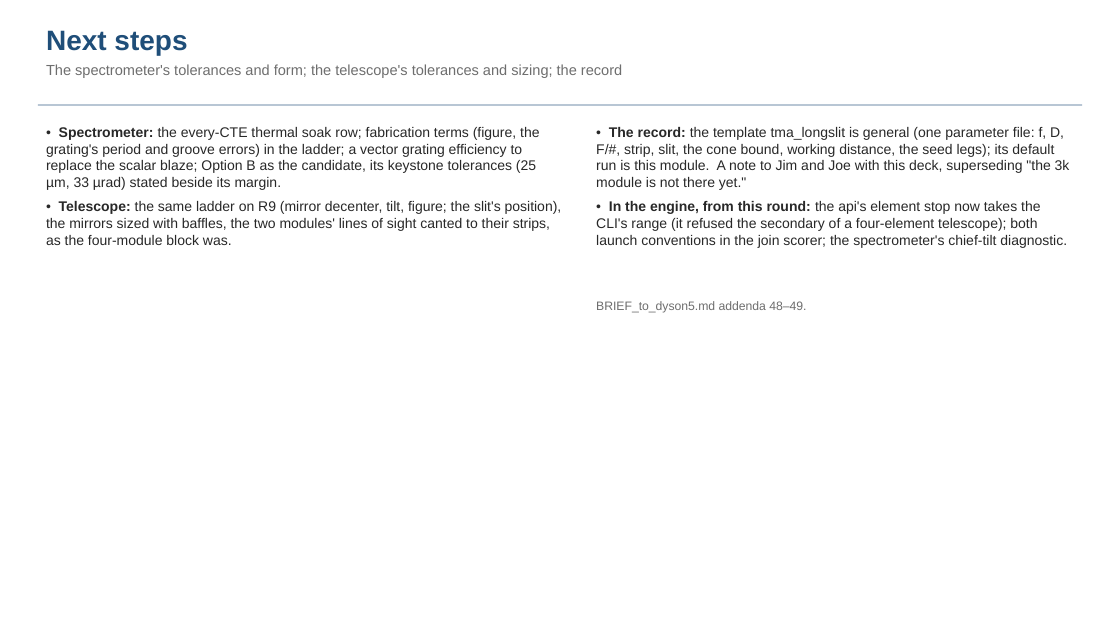
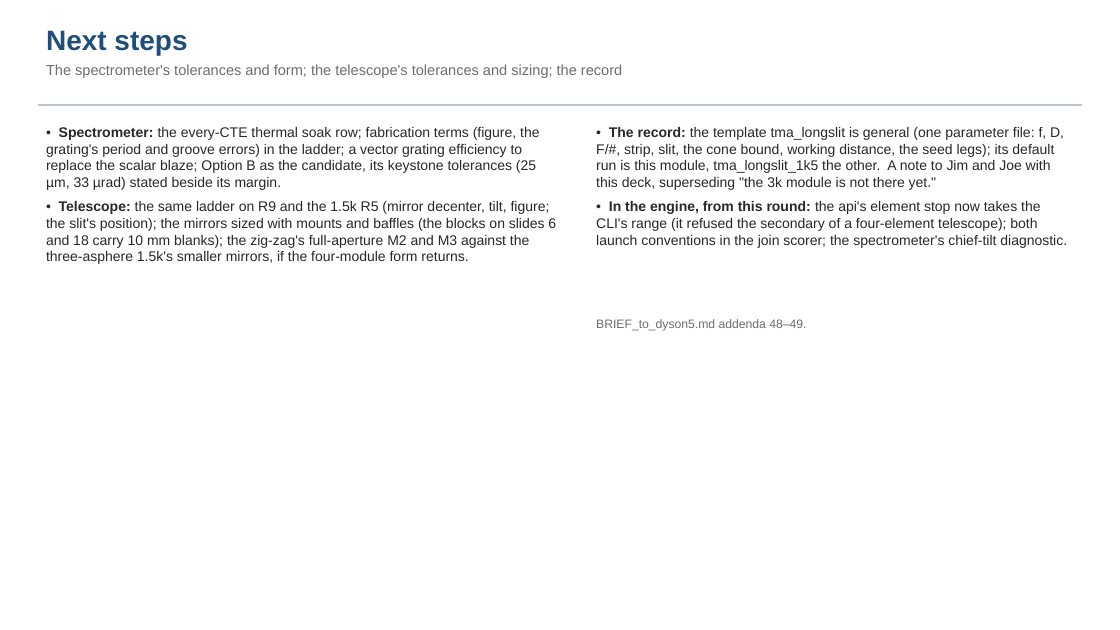
Before and after one commit to nasa-jpl/macos, a slide deck: slide 20 of demo_session/deck_dyson_3k.pptx (slide 18 before the commit). Drawn at 1120x630 pixels with LibreOffice and Linux fonts; fonts in the diff are those of the drawing. Boxes give left, top, right and bottom in pixels: in the first picture for what was removed or moved away, otherwise in the second. Text is boxed around its words. In the diff, an @@ line names an element or a change of style, - is before the commit and + after.

```diff
--- a/demo_session/deck_dyson_3k.pptx
+++ b/demo_session/deck_dyson_3k.pptx
@@ text at (x1=596, y1=127, x2=1064, y2=190): text changed @@
-• The record: the template tma_longslit is general (one parameter file: f, D, F/#, strip, slit, the cone bound, working distance, the seed legs); its default run is this module. A note to Jim and Joe with this deck, superseding "the 3k module is not there yet."
+• The record: the template tma_longslit is general (one parameter file: f, D, F/#, strip, slit, the cone bound, working distance, the seed legs); its default run is this module, tma_longslit_1k5 the other. A note to Jim and Joe with this deck, superseding "the 3k module is not there yet."
@@ text at (x1=46, y1=201, x2=556, y2=264): text changed @@
-• Telescope: the same ladder on R9 (mirror decenter, tilt, figure; the slit's position), the mirrors sized with baffles, the two modules' lines of sight canted to their strips, as the four-module block was.
+• Telescope: the same ladder on R9 and the 1.5k R5 (mirror decenter, tilt, figure; the slit's position); the mirrors sized with mounts and baffles (the blocks on slides 6 and 18 carry 10 mm blanks); the zig-zag's full-aperture M2 and M3 against the three-asphere 1.5k's smaller mirrors, if the four-module form returns.
@@ text "BRIEF_to_dyson5.md addenda 48–49." moved from (x1=596, y1=301, x2=806, y2=313) to (x1=596, y1=319, x2=806, y2=331) @@
```
Also in this commit, not shown: 12 other slides changed, 2 slides added, 2 other files.
